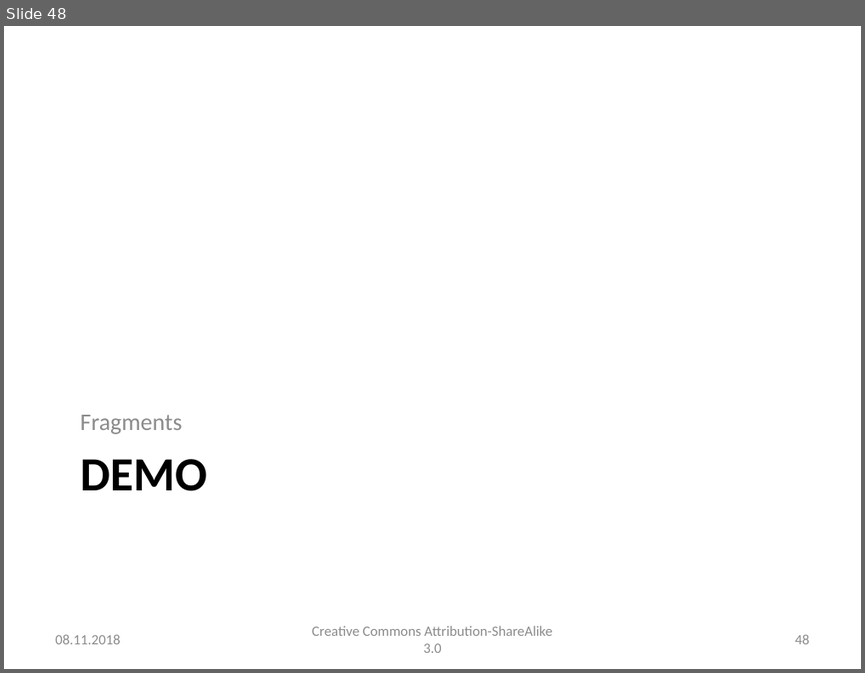
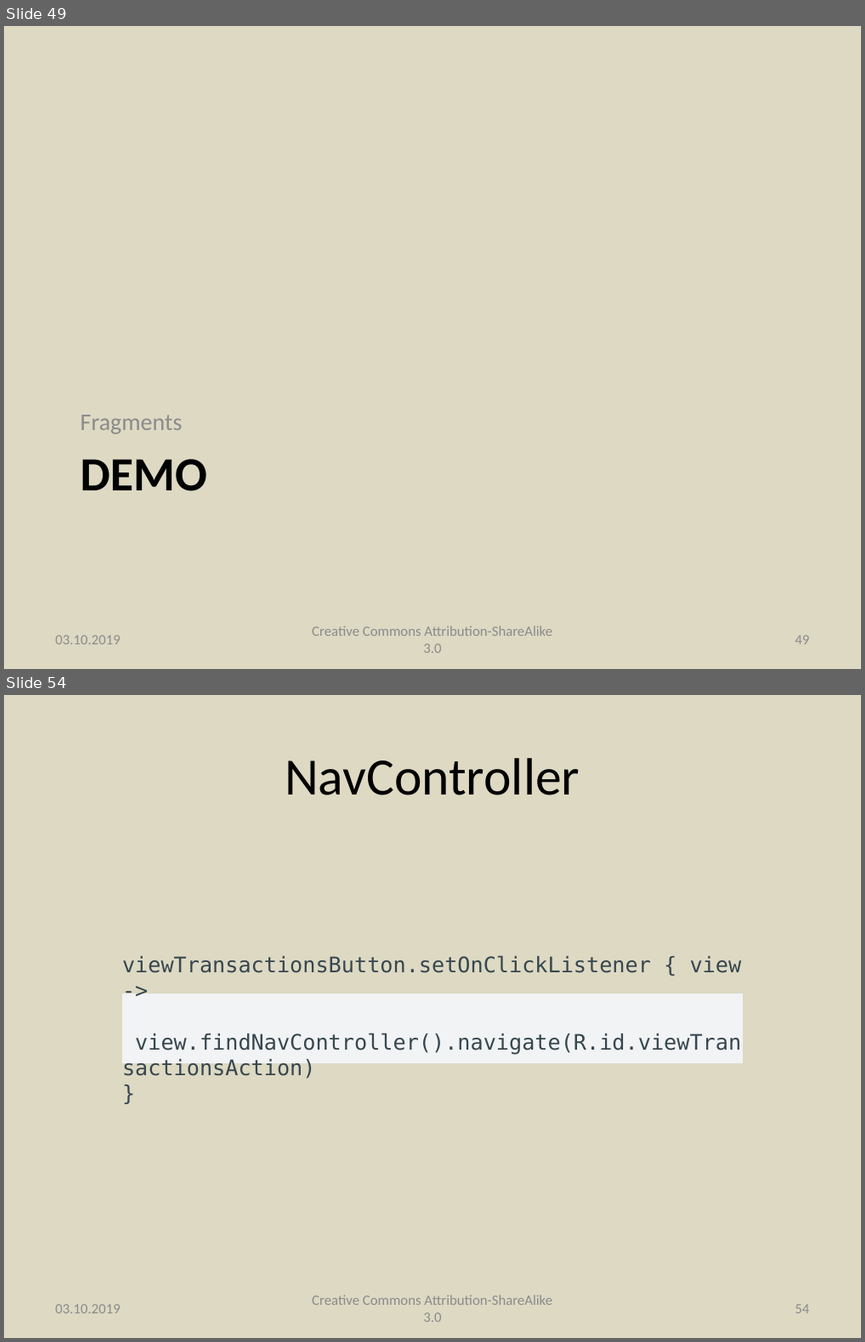
Before and after one commit to andrei-kuznetsov/android-lectures, a slide deck: lectures/Lecture005_Tasks_BackStack_Fragments.pptx. Shown one above the other, each under a label of ours: slide 48 before the commit, slides 49 and 54 after it; the slides between them are not shown. The pictures are 865x673 and 865x1342 pixels, drawn with LibreOffice and Linux fonts; fonts in the diff are those of the drawing. Boxes give left, top, right and bottom in pixels: in the first picture for what was removed or moved away, otherwise in the second. Text is boxed around its words. In the diff, an @@ line names an element or a change of style, - is before the commit and + after.

```diff
--- a/lectures/Lecture005_Tasks_BackStack_Fragments.pptx
+++ b/lectures/Lecture005_Tasks_BackStack_Fragments.pptx
@@ slide 54 added at box(4, 695, 861, 1338), background #DDD9C3 @@
@@ title added at box(284, 758, 579, 795), 44 pt, text #000000 @@
+NavController
@@ text added at box(122, 990, 743, 1067), fill #F1F3F4, 18 pt, text #37474F @@
+viewTransactionsButton.setOnClickListener { view ->
+view.findNavController().navigate(R.id.viewTransactionsAction)
+}
@@ text added at box(55, 1304, 120, 1313), 12 pt, text #8C8C8C @@
+03.10.2019
@@ text added at box(312, 1294, 552, 1321), 12 pt, text #8C8C8C @@
+Creative Commons Attribution-ShareAlike 3.0
@@ page number added at box(794, 1304, 809, 1313), 12 pt, text #8C8C8C @@
+54
@@ what was slide 48 is now slide 49 @@
@@ slide 49 changed as well @@
@@ background #FFFFFF to #DDD9C3 @@
@@ text at box(55, 635, 120, 644): text changed @@
-08.11.2018
+03.10.2019
@@ page number at box(794, 635, 809, 644): text changed @@
-48
+49
```
Also in this commit, not shown: 45 other slides changed, 7 other slides added, 2 slides removed, 3 other files.
